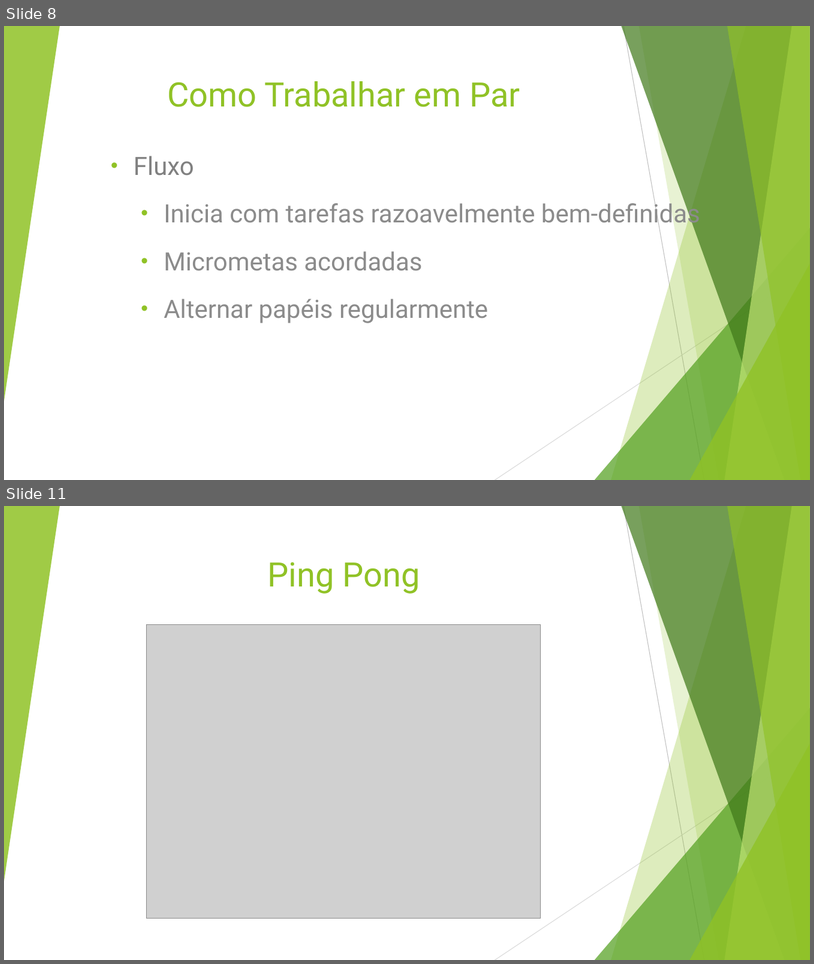
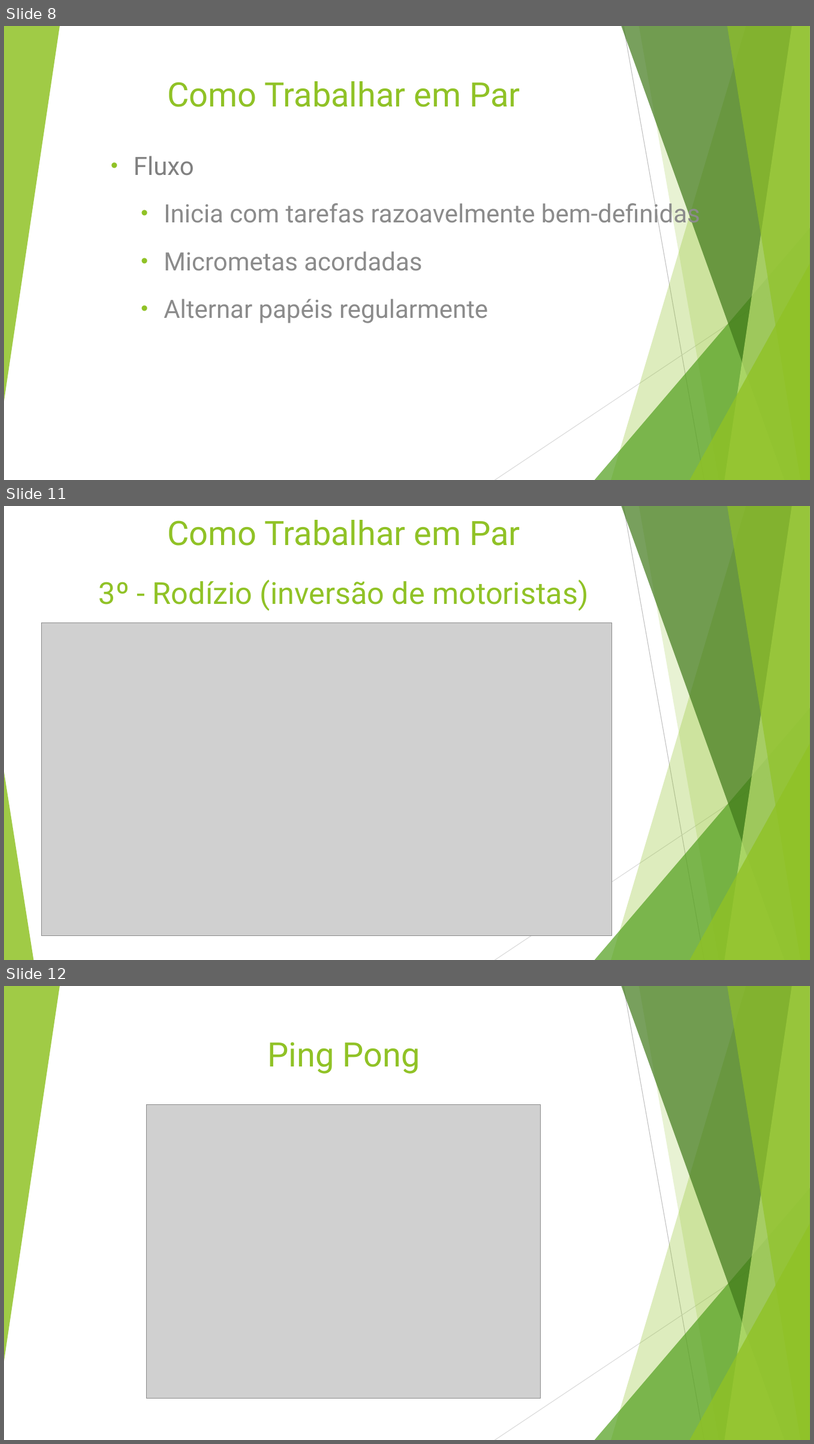
Before and after one commit to sdifiore/EngSoft, a slide deck: Programação em Par.pptx. Shown one above the other, each under a label of ours: slides 8 and 11 before the commit, slides 8, 11 and 12 after it; the slides between them are not shown. The pictures are 814x964 and 814x1444 pixels, drawn with LibreOffice and Linux fonts; fonts in the diff are those of the drawing; grey boxes stand for pictures. Boxes give left, top, right and bottom in pixels: in the first picture for what was removed or moved away, otherwise in the second. Text is boxed around its words. In the diff, an @@ line names an element or a change of style, - is before the commit and + after.

```diff
--- a/Programação em Par.pptx
+++ b/Programação em Par.pptx
@@ slide 11 added at [4, 506, 810, 960], background #FFFFFF; not listed: 9 template elements that a slide beside it also shows @@
@@ text added at [167, 520, 520, 546], 40 pt, text #90C226 @@
+Como Trabalhar em Par
@@ text added at [99, 580, 588, 611], 36 pt, text #90C226 @@
+3º - Rodízio (inversão de motoristas)
@@ picture added at [42, 623, 612, 936] @@
@@ triangle added at [4, 772, 33, 960], fill #90C226 at 85% opacity @@
@@ what was slide 11 is now slide 12 @@
```
Also in this commit, not shown: 5 slides changed, 2 other slides added, 3 slides removed.
